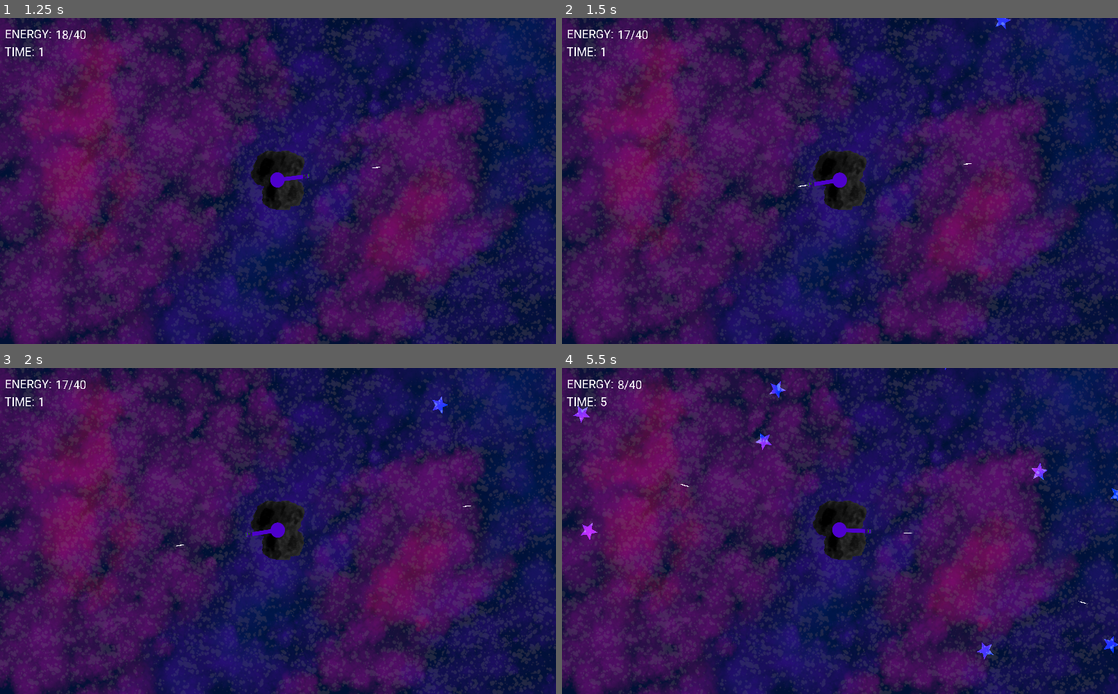
Above: before the commit, frames 1-4 (two rows, left to right).
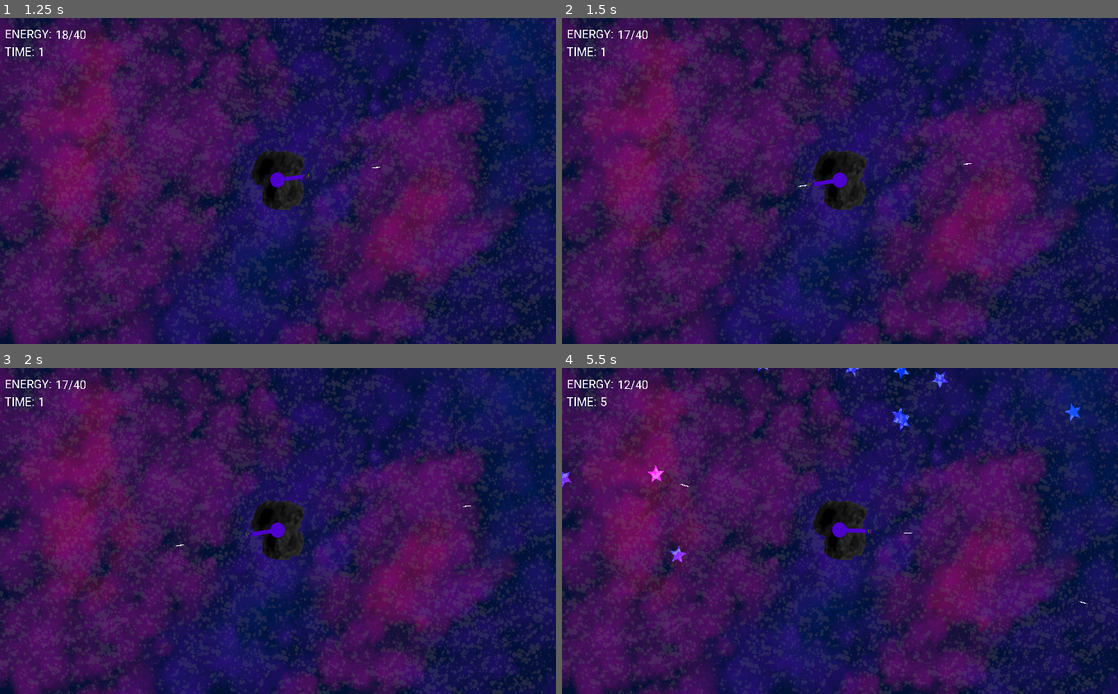
Above: after the commit, the same moments.

Repository: Aroweeri/star_shooter
Game: Godot game, scene res://Node2D.tscn
Two runs of this game, one before a commit and one after it. Both use one fixed random seed, a clock stepped at 60 frames per second and the inputs below.
Inputs (mouse positions are in pixels of both pictures, inside the frame that each line leads up to):
- Up to frame 1 (1.25 s): tap Enter at 0.5 s; move the mouse to (400, 164) at 0.52 s; click (400, 164) at 0.67 s
- Up to frame 2 (1.5 s): move the mouse to (728, 197) at 1.27 s; click (728, 197) at 1.42 s
- Up to frame 3 (2 s): no input
- Up to frame 4 (5.5 s): move the mouse to (895, 459) at 2.02 s; click (895, 459) at 2.17 s; move the mouse to (812, 596) at 2.77 s; click (812, 596) at 2.92 s; move the mouse to (1006, 579) at 3.52 s; click (1006, 579) at 3.67 s; move the mouse to (673, 482) at 4.27 s; click (673, 482) at 4.42 s; move the mouse to (867, 531) at 5.02 s; click (867, 531) at 5.17 s

Frame 1 is identical in both runs. In frame 2, less than 0.1% of the frame differs, in the area x 78-81%, y 0-4%; in frame 3, less than 0.1%; in frame 4, 1.0%, in the area x 0-100%, y 0-90%.

Commit message:
Use a global random number genenorator variable.
We do this so that we aren't making a new variable for each star.
Also use the same global rng in the main world script.

Diff:
--- a/star_shooter/Light2D.gd
+++ b/star_shooter/Light2D.gd
@@ -4,9 +4,7 @@
 
 # Called when the node enters the scene tree for the first time.
 func _ready():
-	var rng = RandomNumberGenerator.new()
-	rng.randomize()
-	starRotation = rng.randf_range(-0.10, 0.10)
+	starRotation = global.rng.randf_range(-0.10, 0.10)
 
 func _process(delta):
 	rotate(starRotation)
--- a/star_shooter/global.gd
+++ b/star_shooter/global.gd
@@ -3,3 +3,8 @@
 var hits
 var time
 var accuracy
+var rng
+
+func _ready():
+	rng = RandomNumberGenerator.new()
+	rng.randomize()
--- a/star_shooter/world.gd
+++ b/star_shooter/world.gd
@@ -2,7 +2,6 @@
 
 # Called when the node enters the scene tree for the first time.
 func _ready():
-	rng.randomize()
 	get_node("gun_node/gun").connect("addEnergy", self, "_addEnergy")
 	get_node("gun_node/gun").connect("removeEnergy", self, "_removeEnergy")
 	$energy.text = str(energy) + "/" + str(maxEnergy) #Initialize energy label text
@@ -20,7 +19,6 @@
 
 var starTimer = 0    #When this reaches a certain value, a new star is instanced
 var energyTimer = 0  #Used to remove one energy every second
-var rng = RandomNumberGenerator.new()
 var energy = 20      #default energy amount. When the player runs out the game ends.
 var time = 0         #current playtime
 var difficulty = 1   #speed multiplier for the star's velocity
@@ -63,15 +61,15 @@
 		#create new star
 		var newStarScene = load("res://KinematicBody2D_star.tscn")
 		var newStar = newStarScene.instance()
-		var randomSide = rng.randi_range(1,4) #pick a side of the stage to generate a star on
-		var topAreaX = rng.randi_range(get_node("Position2D_top_1").position.x, get_node("Position2D_top_2").position.x)
-		var topAreaY = rng.randi_range(get_node("Position2D_top_1").position.y, get_node("Position2D_top_2").position.y)
-		var rightAreaX = rng.randi_range(get_node("Position2D_right_1").position.x, get_node("Position2D_right_2").position.x)
-		var rightAreaY = rng.randi_range(get_node("Position2D_right_1").position.y, get_node("Position2D_right_2").position.y)
-		var bottomAreaX = rng.randi_range(get_node("Position2D_bottom_1").position.x, get_node("Position2D_bottom_2").position.x)
-		var bottomAreaY = rng.randi_range(get_node("Position2D_bottom_1").position.y, get_node("Position2D_bottom_2").position.y)
-		var leftAreaX = rng.randi_range(get_node("Position2D_left_1").position.x, get_node("Position2D_left_2").position.x)
-		var leftAreaY = rng.randi_range(get_node("Position2D_left_1").position.y, get_node("Position2D_left_2").position.y)
+		var randomSide = global.rng.randi_range(1,4) #pick a side of the stage to generate a star on
+		var topAreaX = global.rng.randi_range(get_node("Position2D_top_1").position.x, get_node("Position2D_top_2").position.x)
+		var topAreaY = global.rng.randi_range(get_node("Position2D_top_1").position.y, get_node("Position2D_top_2").position.y)
+		var rightAreaX = global.rng.randi_range(get_node("Position2D_right_1").position.x, get_node("Position2D_right_2").position.x)
+		var rightAreaY = global.rng.randi_range(get_node("Position2D_right_1").position.y, get_node("Position2D_right_2").position.y)
+		var bottomAreaX = global.rng.randi_range(get_node("Position2D_bottom_1").position.x, get_node("Position2D_bottom_2").position.x)
+		var bottomAreaY = global.rng.randi_range(get_node("Position2D_bottom_1").position.y, get_node("Position2D_bottom_2").position.y)
+		var leftAreaX = global.rng.randi_range(get_node("Position2D_left_1").position.x, get_node("Position2D_left_2").position.x)
+		var leftAreaY = global.rng.randi_range(get_node("Position2D_left_1").position.y, get_node("Position2D_left_2").position.y)
 		if randomSide == 1:
 			newStar.position = Vector2(topAreaX, topAreaY)
 		elif randomSide == 2:
@@ -82,11 +80,11 @@
 			newStar.position = Vector2(leftAreaX, leftAreaY)
 
 		#angleAdjustment to make sure stars miss the asteroid every time. They can go to the left or right of it
-		var angleAdjustment = rng.randf_range(0.25,0.7)
-		if rng.randi_range(1,2) == 1: #two sided die
+		var angleAdjustment = global.rng.randf_range(0.25,0.7)
+		if global.rng.randi_range(1,2) == 1: #two sided die
 			angleAdjustment *= -1
 		newStar.velocity = Vector2(cos(newStar.position.direction_to(Vector2(0,0)).angle() + angleAdjustment), sin(newStar.position.direction_to(Vector2(0,0)).angle() + angleAdjustment))
-		newStar.velocity *= rng.randf_range(1,4) + difficulty
+		newStar.velocity *= global.rng.randf_range(1,4) + difficulty
 		newStar.connect("collidedWithBullet", self, "_addEnergy")
 
 		self.add_child(newStar)
